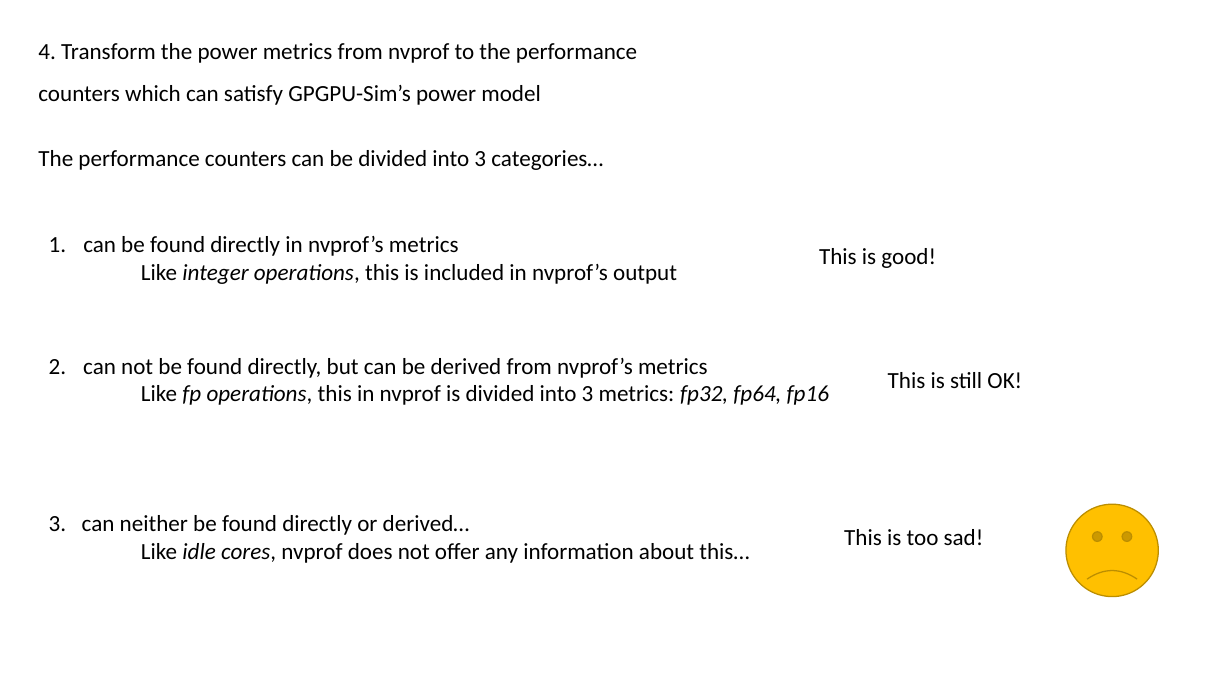
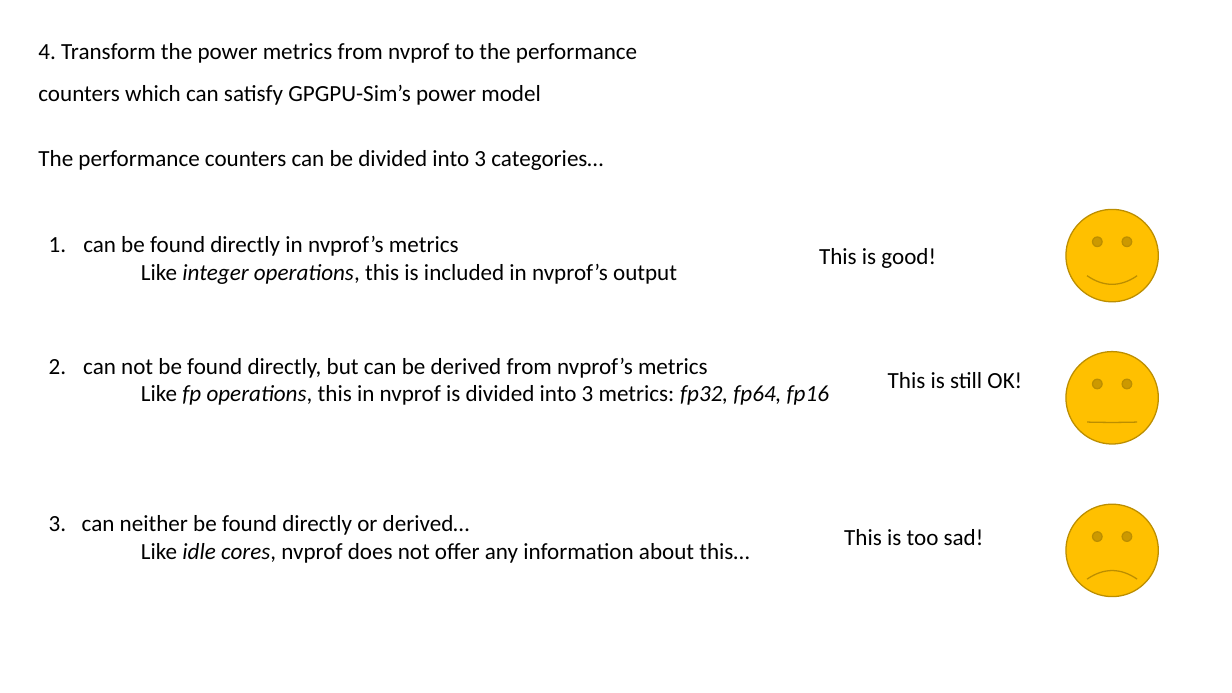
Before and after one commit to shenzongyi1997/GPU_learning, a slide deck: slide 15 of presentation/Shen Zongyi.pptx. Drawn at 1232x693 pixels with LibreOffice and Linux fonts; fonts in the diff are those of the drawing. Boxes give left, top, right and bottom in pixels: in the first picture for what was removed or moved away, otherwise in the second. Text is boxed around its words. In the diff, an @@ line names an element or a change of style, - is before the commit and + after.

```diff
--- a/presentation/Shen Zongyi.pptx
+++ b/presentation/Shen Zongyi.pptx
@@ smiley face added at (x1=1067, y1=210, x2=1159, y2=302), fill #FFC000, outline #BD8E00 1 pt @@
@@ smiley face added at (x1=1067, y1=352, x2=1159, y2=445), fill #FFC000, outline #BD8E00 1 pt @@
```
Also in this commit, not shown: 2 other slides changed, 10 slides added.
